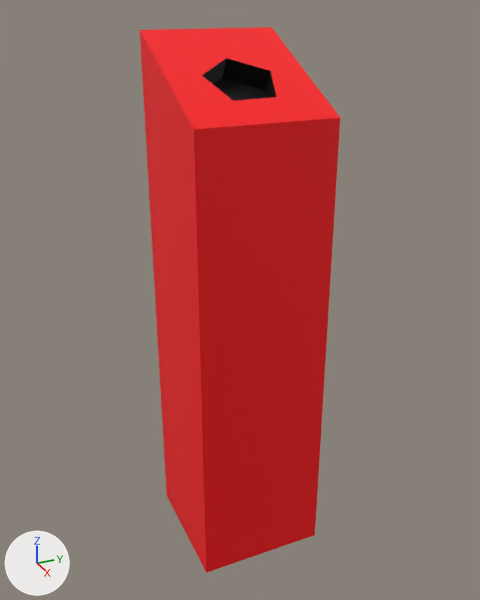
One commit to the glTF model blender/rPentaConsole.gltf: the scene before it, then after it.
The view is the same before and after, from a 50 mm lens placed at (8.44, -3.82, 8.44), pointed at (-0.06, 0.0, 4.2). Lighting does not change. The marker at lower left points along +X, +Y and +Z. Vertices at the same position are counted once.

Before the edit, the objects in view are built like this:
```python
me_cube_001 = bpy.data.meshes.new('Cube.001')
me_cube_001.from_pydata(...)  # 18 vertices, 32 faces; spans x -1.0..1.0, y -1.0..1.0, z -1.0..7.0
# faces by material slot: [13, 19]
me_cube_001.materials.append(mat_material_009)  # black #000000
me_cube_001.materials.append(mat_material_007)  # red #ff000a
ob_cube_001 = bpy.data.objects.new('Cube.001', me_cube_001)
ob_cube_001.location = (0.0, -0.06, 1.03)
```
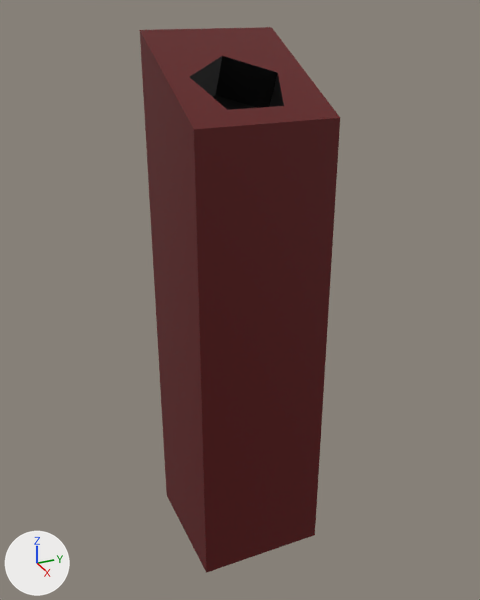
The newer file is also turned or shifted as a whole; pictures and numbers use the older file's frame.

Pixel boxes (x1, y1, x2, y2) of what changed, in the pictures (480 x 600 px; the box of a moved part takes in the faces that stretch with it):
part 1 of me_cube_001, moved or reshaped: before (202, 58, 276, 101); after (190, 56, 284, 110)
part 2 of me_cube_001, recoloured: (140, 27, 340, 573) in both

Patch to the scene script:
```diff
--- a/blender/rPentaConsole.gltf.py
+++ b/blender/rPentaConsole.gltf.py
@@ mat_material @@
+mat_material = principled_material('Material')
+mat_material.base_color = (0.113, 0.00229, 0.00266)  # dark red #5e0809
@@ me_cube_001 @@
 me_cube_001.from_pydata(...)  # 18 vertices, 32 faces; spans x -1.0..1.0, y -1.0..1.0, z -1.0..7.0
 # used by ob_cube_001; location = (0.0, -0.06, 1.03)
+# me_cube_001 part 1
+# 1 vertex is removed from x 0.36, y 0.32, z 5.94
+# 12 faces are deleted
+# 9 vertices move from x -0.46..0.55, y -0.51..0.49, z 5.93..6.66 to x -0.37..0.71, y -0.69..0.58, z 5.62..6.68
+# 1 vertex is added at (-0.63, -0.05, 6.14)
+# 12 new faces join them, mat_material_009 (black #000000)
+# me_cube_001 part 2: 19 faces spanning x -1.0..1.0, y -1.0..1.0, z -1.0..7.0 switch from mat_material_007 (red #ff000a) to mat_material (dark red #5f0809)
 me_cube_001.materials.append(mat_material_009)
```
